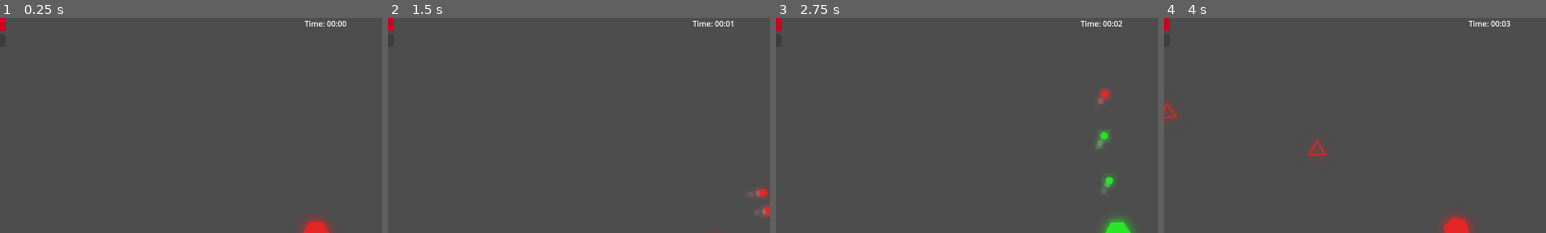
Above: before the commit, frames 1-4 (left to right).
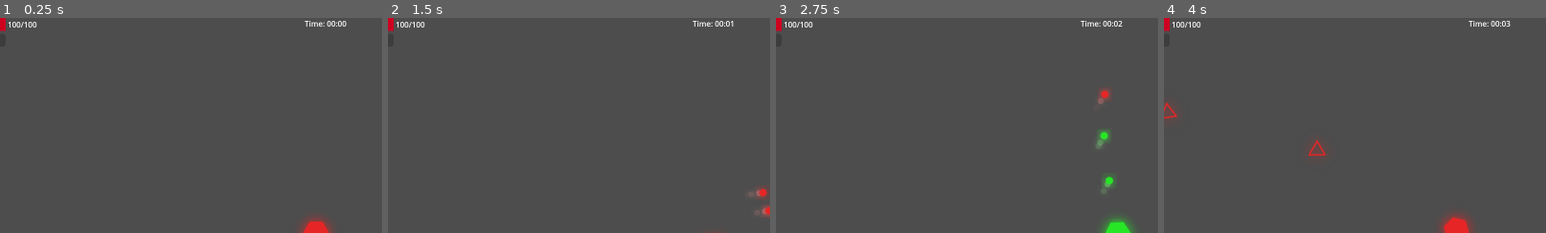
Above: after the commit, the same moments.

Repository: E3-Hub/major-jam-7
Game: Godot game, scene res://scenes/world/main.tscn
Two runs of this game, one before a commit and one after it. Both use one fixed random seed, a clock stepped at 60 frames per second and the inputs below.
Inputs (mouse positions are % of the whole screen's width and height, from its top left):
- Up to frame 1 (0.25 s): no input
- Up to frame 2 (1.5 s): tap Enter at 0.5 s; move the mouse to (72, 45) at 0.52 s; press the mouse at (72, 45) at 0.53 s; hold D (move_right) 0.53-1.28 s; tap Space (dash) at 0.6 s; move the mouse to (30, 55) at 1.27 s; release the mouse at (30, 55) at 1.28 s; hold S (move_down) from 1.28 s (still down); click (30, 55) at 1.35 s
- Up to frame 3 (2.75 s): tap Space (dash) at 1.55 s; move the mouse to (60, 28) at 2.02 s; release S (move_down) at 2.03 s; press the mouse at (60, 28) at 2.03 s; hold D (move_right) from 2.03 s (still down); tap Q (cycle_color_next) at 2.1 s
- Up to frame 4 (4 s): move the mouse to (45, 70) at 2.77 s; release D (move_right) at 2.78 s; release the mouse at (45, 70) at 2.78 s; hold W (move_up) 2.78-3.53 s; tap E (cycle_color_prev) at 2.85 s; tap Space (dash) at 3.05, 3.6 s; move the mouse to (80, 65) at 3.52 s; press the mouse at (80, 65) at 3.53 s; hold A (move_left) from 3.53 s (still down)
The pictures show only the part of the screen within x 9-59%, y 0-50%; the shares and areas given below are measured in that part.

The runs differ from the first frame. In frame 1, 0.1% of the frame differs, in the area x 2-10%, y 1-5%; in frame 2, 0.1%; in frame 3, 0.1%; in frame 4, 0.1%.

Commit message:
fix enemy_type_level out of range, fix restart_game system, fix apply_card_effect

Diff:
--- a/scenes/ui/ui_manager.tscn
+++ b/scenes/ui/ui_manager.tscn
@@ -22,6 +22,15 @@
 offset_right = 150.0
 offset_bottom = 27.0
 theme = SubResource("Theme_fypb7")
+
+[node name="HealthValue" type="Label" parent="HealthBar"]
+layout_mode = 0
+offset_left = 152.0
+offset_top = 2.0
+offset_right = 216.0
+offset_bottom = 25.0
+text = "100/100"
+horizontal_alignment = 2
 
 [node name="ExpBar" type="ProgressBar" parent="."]
 layout_mode = 0
--- a/scripts/player/player.gd
+++ b/scripts/player/player.gd
@@ -1,5 +1,13 @@
 extends CharacterBody2D
 class_name Player
+@onready var health_system: HealthSystem = $HealthSystem
+@onready var experience_system: ExperienceSystem = $ExperienceSystem
+@onready var shoot_timer: Timer = $ShootTimer
+@onready var sprite: Sprite2D = $Sprite2D
+@onready var knockback_system: KnockbackSystem = $KnockbackSystem
+@onready var ghost_trail_effect: GhostTrailEffect = $GhostTrailEffect
+
+@export var bullet_scene: PackedScene
 
 var dash_speed_speed_ratio: float = 5.0
 @export var speed: float = 300.0
@@ -7,18 +15,9 @@
 @export var dash_duration: float = 0.1
 @export var dash_cooldown: float = 1.0
 @export var dash_direction = Vector2.ZERO
-@export var bullet_scene: PackedScene
 @export var base_shoot_cooldown: float = 0.2
 @export var invincibility_on_damage_duration: float = 1.0 # Duration of invincibility after taking damage
 @export var blink_frequency: float = 0.1 # Time between sprite visibility toggles for blinking
-
-@onready var health_system: HealthSystem = $HealthSystem
-@onready var experience_system: ExperienceSystem = $ExperienceSystem
-@onready var shoot_timer: Timer = $ShootTimer
-@onready var sprite: Sprite2D = $Sprite2D
-@onready var knockback_system: KnockbackSystem = $KnockbackSystem
-@onready var ghost_trail_effect: GhostTrailEffect = $GhostTrailEffect
-
 var _dash_timer: float = 0.0
 var _dash_cooldown_timer: float = 0.0
 var _damage_invincibility_timer: float = 0.0 # Timer for invincibility after taking damage
@@ -26,7 +25,7 @@
 
 var current_color: int = EnemyColorType.RED
 var can_shoot: bool = true
-@onready var looting: int = 1
+var looting: int = 1
 
 signal player_died
 
@@ -199,3 +198,23 @@
 		if sprite.visible == false: # Only set if it was left in a hidden state
 			sprite.visible = true
 		_blink_toggle_timer = 0 # Reset blink timer
+
+func reset_all_player_states():
+	dash_speed_speed_ratio = 5.0
+	speed = 300.0
+	dash_speed = speed * dash_speed_speed_ratio
+	dash_duration = 0.1
+	dash_cooldown = 1.0
+	dash_direction = Vector2.ZERO
+	base_shoot_cooldown = 0.2
+	invincibility_on_damage_duration = 1.0 # Duration of invincibility after taking damage
+	blink_frequency = 0.1 # Time between sprite visibility toggles for blinking
+	_dash_timer = 0.0
+	_dash_cooldown_timer = 0.0
+	_damage_invincibility_timer = 0.0 # Timer for invincibility after taking damage
+	_blink_toggle_timer = 0.0 # Timer to manage blink toggling
+	current_color = EnemyColorType.RED
+	can_shoot = true
+	looting = 1
+	health_system.max_health = 100
+	experience_system.additional_gain_experience = 0
--- a/scripts/systems/enemy_spawner.gd
+++ b/scripts/systems/enemy_spawner.gd
@@ -48,7 +48,10 @@
 		return
 
 	# Choose random enemy type
-	var enemy_scene = enemy_scenes[randi() % GameModifiers.enemy_type_level]
+	var current_enemy_type_level = GameModifiers.enemy_type_level if GameModifiers.enemy_type_level <= enemy_scenes.size()-1 else enemy_scenes.size()-1
+	var enemy_scene = enemy_scenes[randi() % current_enemy_type_level]
+
+
 	var enemy: BaseEnemy = enemy_scene.instantiate()
 
 	# Check if it's a CannonEnemy for special spawn handling
--- a/scripts/systems/experience_system.gd
+++ b/scripts/systems/experience_system.gd
@@ -6,14 +6,14 @@
 
 var current_level: int = 1
 var current_experience: int = 0
-var gain_experience: int = 0
+var additional_gain_experience: int = 0
 var experience_to_next_level: int = 200
 
 func _ready():
 	experience_gained.emit(current_experience, experience_to_next_level)
 
 func add_experience(amount: int):
-	var gross_exp_value = amount + gain_experience
+	var gross_exp_value = amount + additional_gain_experience
 	gross_exp_value = 1 if gross_exp_value < 0 else gross_exp_value
 	current_experience += int(gross_exp_value * GameModifiers.experience_modifier)
 	experience_gained.emit(current_experience, experience_to_next_level)
--- a/scripts/systems/game_manager.gd
+++ b/scripts/systems/game_manager.gd
@@ -42,5 +42,6 @@
 
 func restart_game():
 	GameModifiers.reset_all_modifiers()
+	player.reset_all_player_states()
 	get_tree().paused = false
 	get_tree().reload_current_scene()
--- a/scripts/systems/skill_card_system/effect_library.gd
+++ b/scripts/systems/skill_card_system/effect_library.gd
@@ -38,12 +38,14 @@
 
 		"increase_max_health":
 			player.health_system.max_health += value
+			player.health_system.health_changed.emit(player.health_system.current_health, player.health_system.max_health)
 		"increase_max_health_percent":
-			GameModifiers.player_health_modifier += value / 100.0
+			player.health_system.max_health = int(player.health_system.max_health * (1 + (value / 100.0)))
+			player.health_system.health_changed.emit(player.health_system.current_health, player.health_system.max_health)
 
 
 		"increase_EXP_gain":
-			player.experience_system.gain_experience += value
+			player.experience_system.additional_gain_experience += value
 		"increase_EXP_gain_percent":
 			GameModifiers.experience_modifier += value / 100.0
 
@@ -68,7 +70,7 @@
 
 
 		"decrease_damage":
-			player.bullet.damage -= value
+			GameModifiers.player_damage_additional -= value
 		"decrease_damage_percent":
 			GameModifiers.player_damage_modifier -= value / 100.0
 
@@ -87,12 +89,18 @@
 
 		"decrease_max_health":
 			player.health_system.max_health -= value
+			if player.health_system.current_health > player.health_system.max_health:
+				player.health_system.current_health = player.health_system.max_health
+			player.health_system.health_changed.emit(player.health_system.current_health, player.health_system.max_health)
 		"decrease_max_health_percent":
-			GameModifiers.player_health_modifier -= value / 100.0
+			player.health_system.max_health = int(player.health_system.max_health * (1 - (value / 100.0)))
+			if player.health_system.current_health > player.health_system.max_health:
+				player.health_system.current_health = player.health_system.max_health
+			player.health_system.health_changed.emit(player.health_system.current_health, player.health_system.max_health)
 
 
 		"decrease_EXP_gain":
-			player.experience_system.gain_experience -= value
+			player.experience_system.additional_gain_experience -= value
 		"decrease_EXP_gain_percent":
 			GameModifiers.experience_modifier -= value / 100.0
 
--- a/scripts/ui/ui_manager.gd
+++ b/scripts/ui/ui_manager.gd
@@ -1,7 +1,9 @@
 extends Control
 class_name UIManager
 
+var game_manager: GameManager
 @onready var health_bar: ProgressBar = $HealthBar
+@onready var health_value: Label = $HealthBar/HealthValue
 @onready var exp_bar: ProgressBar = $ExpBar
 @onready var level_label: Label = $LevelLabel
 @onready var time_label: Label = $TimeLabel
@@ -24,6 +26,8 @@
 @onready var effect_status: RichTextLabel = $EffectPanel/EffectStatus
 
 func _ready():
+	game_manager = get_tree().get_first_node_in_group("game_manager")
+
 	restart_button.pressed.connect(_on_restart_pressed)
 	patch_close_button.pressed.connect(_on_patch_close_pressed)
 	game_over_panel.visible = false
@@ -34,6 +38,8 @@
 	if health_bar:
 		health_bar.max_value = max_health
 		health_bar.value = current_health
+	if health_value:
+		health_value.text = "%s/%s" % [current_health, max_health]
 
 func update_experience(current_exp: int, exp_to_next: int):
 	if exp_bar:
@@ -74,8 +80,7 @@
 	get_tree().paused = false
 
 func _on_restart_pressed():
-	get_tree().paused = false
-	get_tree().reload_current_scene()
+	game_manager.restart_game()
 
 func show_card_choices(cards: Array[Card], callback: Callable):
 	card_container.process_mode = Node.PROCESS_MODE_ALWAYS
Not shown: 1 places in scenes/player/player.tscn that only renumber resources
Not shown: 1 places in scenes/player/player_bullet.tscn that only renumber resources
Not shown: 1 places in scenes/world/main.tscn that only renumber resources
